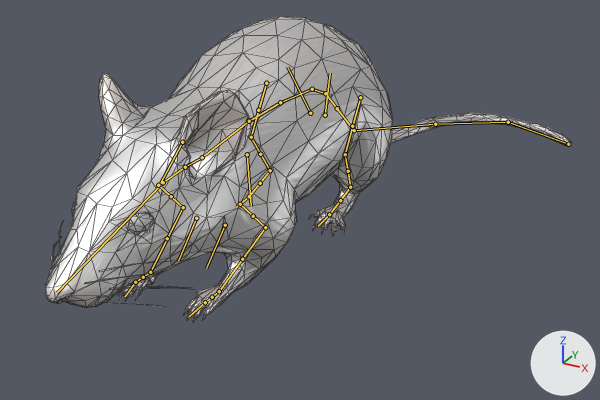
The Blender file vertex_animation_texture/Data/BlendFiles/mouse.blend as it was, and as the next commit left it.
Camera for both pictures: a 50 mm lens placed at (0.887, -1.493, 0.819), pointed at (-0.007, 0.132, 0.007). The lights are fixed; the arrows at lower right show +X, +Y and +Z. The bones that bend it are drawn over the model as lines. Mesh edges are drawn as thin lines.

Objects in the first picture: 'Mouse'.
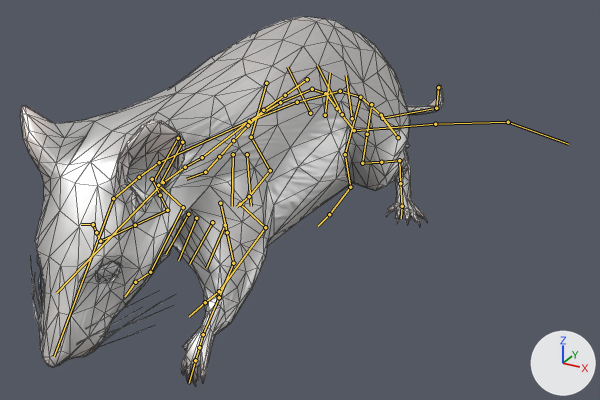
The newer file adds an action. The first version stands in its rest pose; the second is drawn at frame 4 of the action 'Attack'.

Pixel boxes (x1, y1, x2, y2) of what changed, in the pictures (600 x 400 px):
'Mouse', posed (20% narrower, 21% taller)
    before: (45, 17, 572, 322)
    after: (20, 16, 443, 386)

The edits, one by one:
Bone 'hips' (bone_hips) turns from (0, 0, 0) to (0, 0, -27) degrees about its own x, y and z.
Bone 'chest' (bone_chest) turns from (0, 0, 0) to (0, 0, -14) degrees about its own x, y and z.
Bone 'spine_fk.006' (bone_spine_fk_006) moves from (0.0, 0.0, 0.0) to (0.01, -0.024, -0.001).
Bone 'spine.003' (bone_spine_003) turns from (0, 0, 0) to (0, 1, -3) degrees about its own x, y and z.
Bone 'spine.002' (bone_spine_002) turns from (0, 0, 0) to (1, -18, 42) degrees about its own x, y and z.
Bone 'spine.001' (bone_spine_001) turns from (0, 0, 0) to (-12, 8, -14) degrees about its own x, y and z.
Bone 'spine' (bone_spine) turns from (0, 0, 0) to (3, -23, 105) degrees about its own x, y and z.
Bone 'neck' (bone_neck) moves from (0.0, 0.0, 0.0) to (-0.009, 0.066, -0.004).
Bone 'neck' (bone_neck) turns from (0, 0, 0) to (12, 0, 0) degrees about its own x, y and z.
Bone 'head' (bone_head) turns from (0, 0, 0) to (27, -2, -7) degrees about its own x, y and z.
Bone 'front_foot_ik.L' (bone_front_foot_ik_l) moves from (0.0, 0.0, 0.0) to (0.058, -0.086, -0.072).
Bone 'front_foot_ik.L' (bone_front_foot_ik_l) turns from (0, 0, 0) to (59, 0, 0) degrees about its own x, y and z.
Bone 'front_foot_ik.R' (bone_front_foot_ik_r) moves from (0.0, 0.0, 0.0) to (-0.111, 0.019, 0.12).
Bone 'front_foot_ik.R' (bone_front_foot_ik_r) turns from (0, 0, 0) to (-38, 0, 0) degrees about its own x, y and z.
Bone 'front_foot_heel_ik.R' (bone_front_foot_heel_ik_r) turns from (0, 0, 0) to (-29, 3, 10) degrees about its own x, y and z.
Bone 'foot_ik.L' (bone_foot_ik_l) moves from (0.0, 0.0, 0.0) to (0.147, 0.129, 0.0).
Bone 'foot_ik.L' (bone_foot_ik_l) turns from (0, 0, 0) to (0, 0, 21) degrees about its own x, y and z.
Bone 'foot_heel_ik.L' (bone_foot_heel_ik_l) turns from (0, 0, 0) to (40, -14, 2) degrees about its own x, y and z.
Bone 'foot_ik.R' (bone_foot_ik_r) moves from (0.0, 0.0, 0.0) to (-0.207, 0.085, 0.0).
Bone 'foot_ik.R' (bone_foot_ik_r) turns from (0, 0, 0) to (0, 0, -25) degrees about its own x, y and z.
Bone 'foot_heel_ik.R' (bone_foot_heel_ik_r) turns from (0, 0, 0) to (27, 15, -4) degrees about its own x, y and z.
